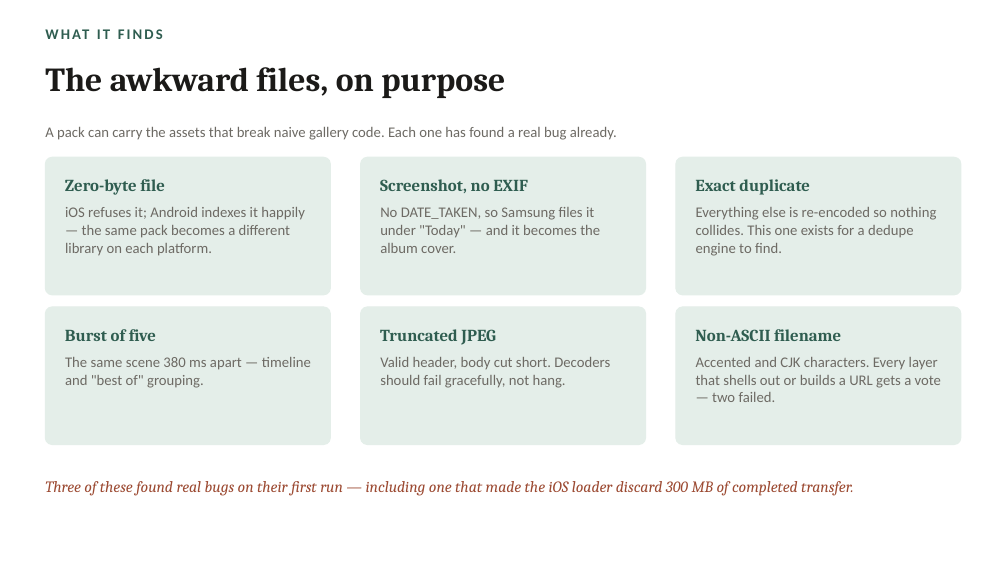
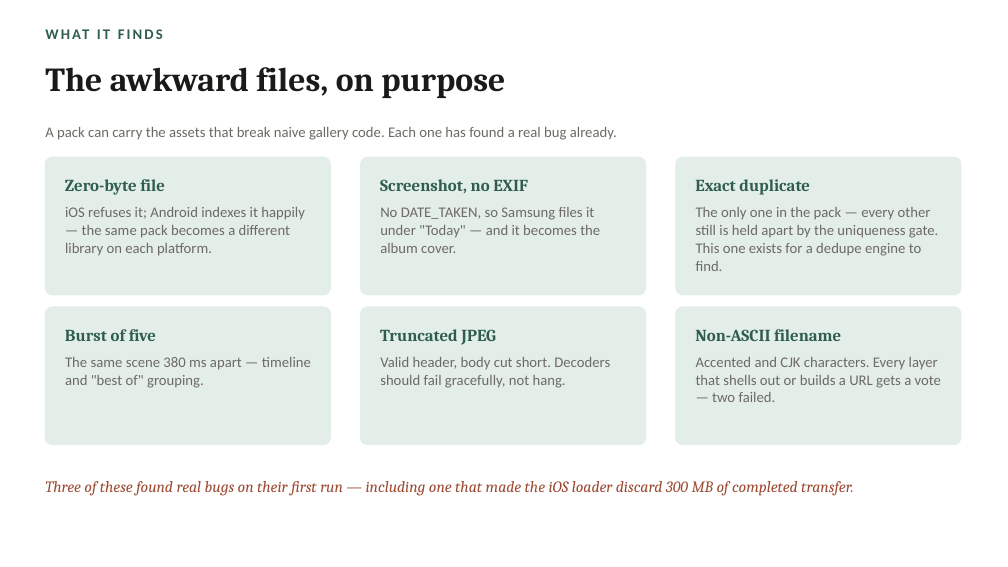
Before and after one commit to pattyD19/TestDataGenerator, a slide deck: slide 7 of docs/TDG-overview.pptx (slide 6 before the commit). Drawn at 1008x567 pixels with LibreOffice and Linux fonts; fonts in the diff are those of the drawing. Boxes give left, top, right and bottom in pixels: in the first picture for what was removed or moved away, otherwise in the second. Text is boxed around its words. In the diff, an @@ line names an element or a change of style, - is before the commit and + after.

```diff
--- a/docs/TDG-overview.pptx
+++ b/docs/TDG-overview.pptx
@@ text at bbox=[696, 207, 938, 271]: text changed @@
-Everything else is re-encoded so nothing collides. This one exists for a dedupe engine to find.
+The only one in the pack — every other still is held apart by the uniqueness gate. This one exists for a dedupe engine to find.
```
Also in this commit, not shown: 3 other slides changed, 1 slide added, 6 other files.
